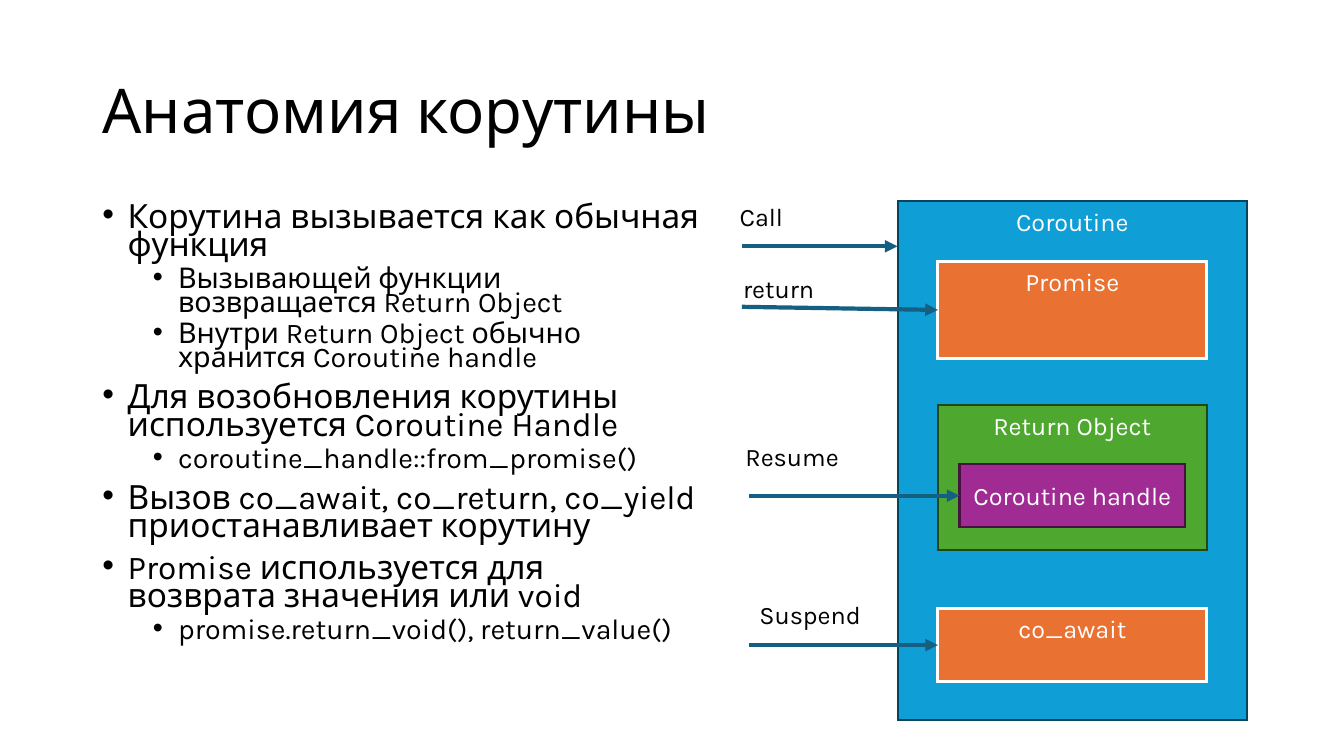
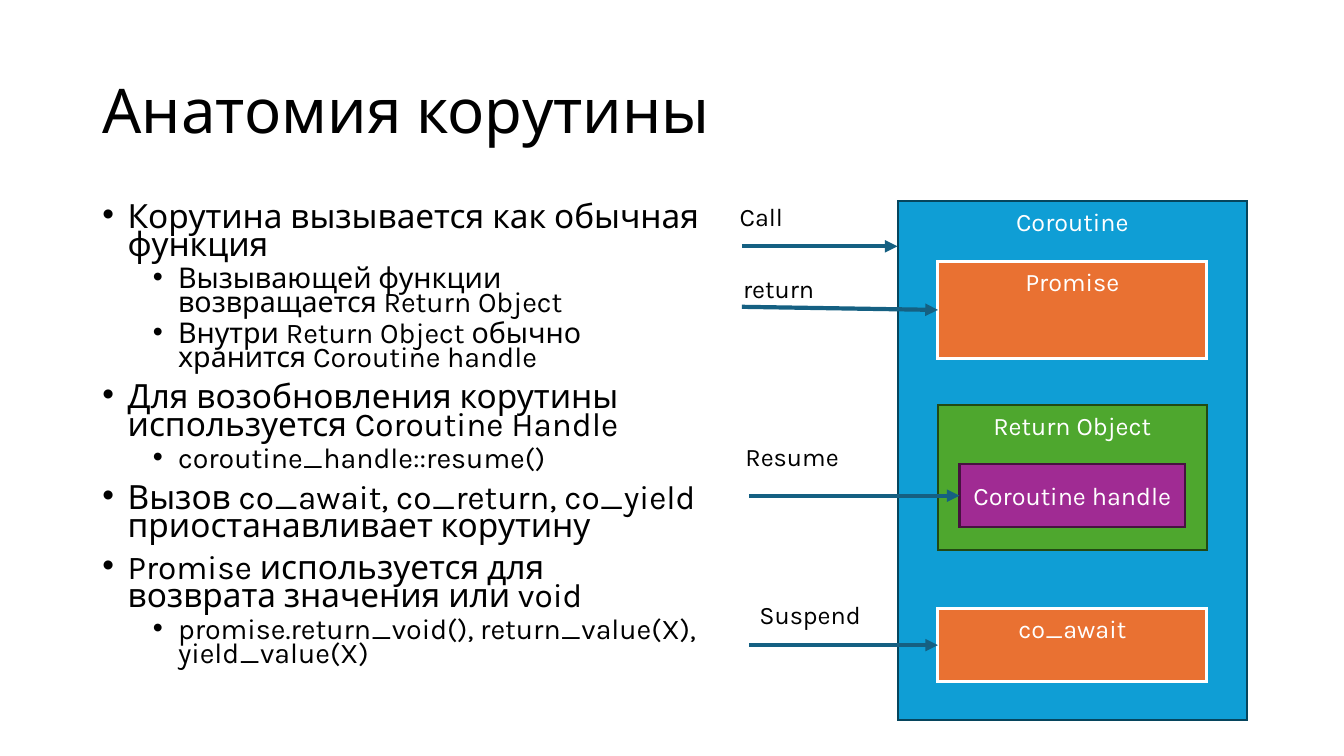
Before and after one commit to alexey-malov/pc, a slide deck: slide 31 of lectures/12/Coroutines.pptx (slide 26 before the commit). Drawn at 1344x756 pixels with LibreOffice and Linux fonts; fonts in the diff are those of the drawing. Boxes give left, top, right and bottom in pixels: in the first picture for what was removed or moved away, otherwise in the second. Text is boxed around its words. In the diff, an @@ line names an element or a change of style, - is before the commit and + after.

```diff
--- a/lectures/12/Coroutines.pptx
+++ b/lectures/12/Coroutines.pptx
@@ text at (x1=178, y1=442, x2=545, y2=471): text changed @@
-  • coroutine_handle::from_promise()
+  • coroutine_handle::resume()
@@ text at (x1=178, y1=613, x2=696, y2=670): text changed @@
-  • promise.return_void(), return_value()
+  • promise.return_void(), return_value(X), yield_value(X)
```
Also in this commit, not shown: 1 other slide changed, 25 slides added, 12 other files.
